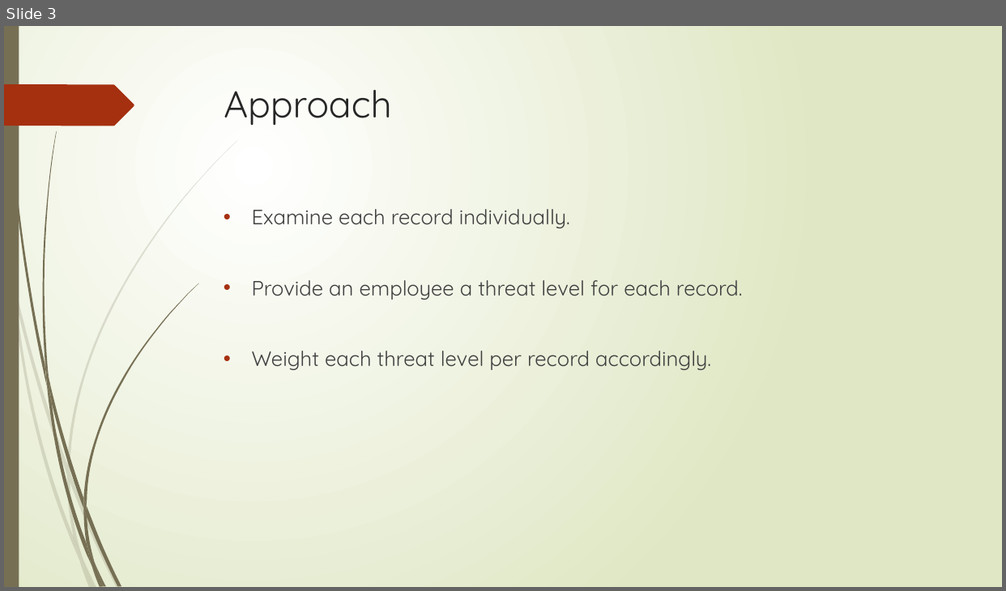
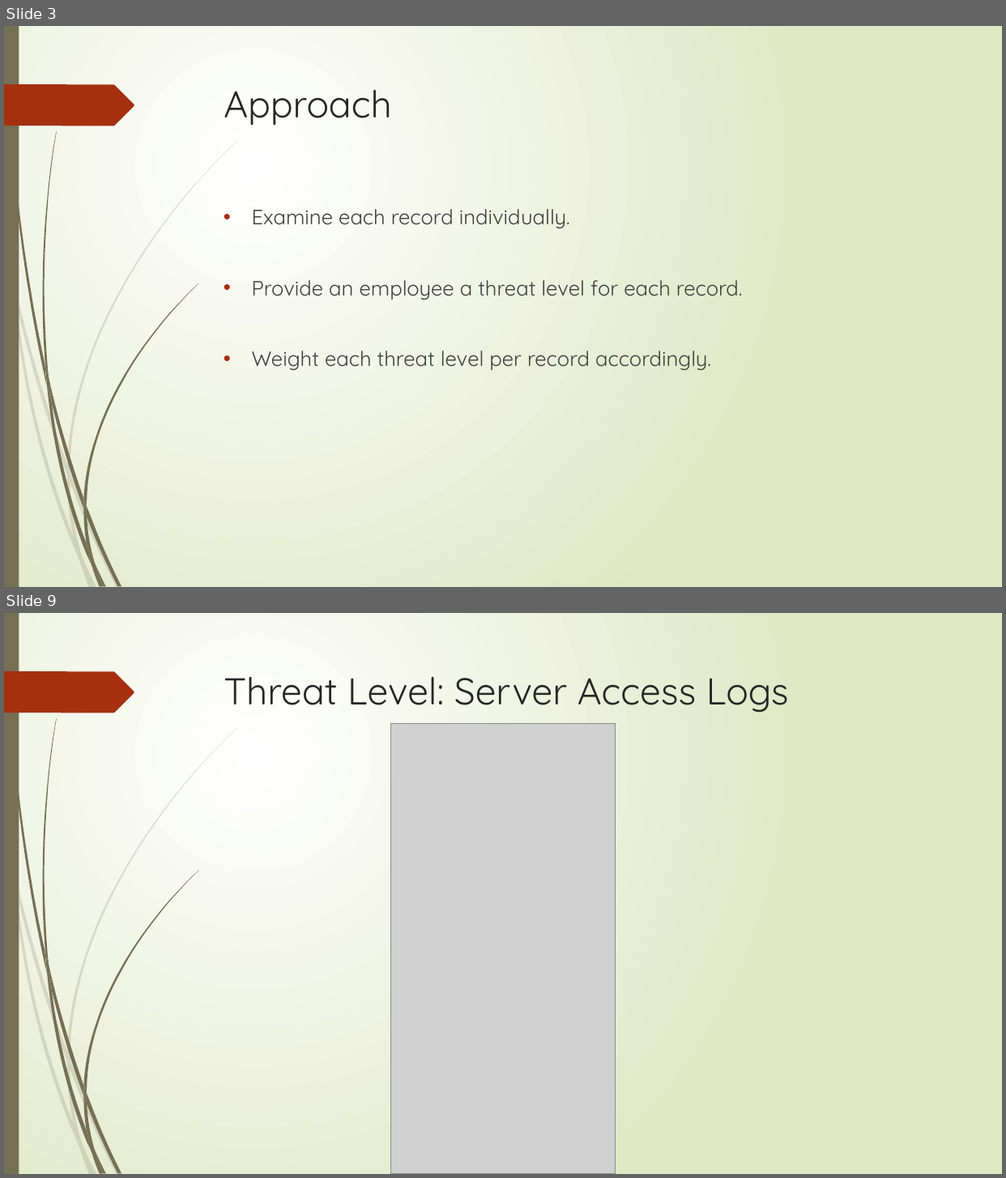
Before and after one commit to jschweizer36/Flyguys, a slide deck: Data Analytics Challenge Final PowerPoint.pptx. Shown one above the other, each under a label of ours: slide 3 before the commit, slides 3 and 9 after it; the slides between them are not shown. The pictures are 1006x591 and 1006x1178 pixels, drawn with LibreOffice and Linux fonts; fonts in the diff are those of the drawing; grey boxes stand for pictures. Boxes give left, top, right and bottom in pixels: in the first picture for what was removed or moved away, otherwise in the second. Text is boxed around its words. In the diff, an @@ line names an element or a change of style, - is before the commit and + after.

```diff
--- a/Data Analytics Challenge Final PowerPoint.pptx
+++ b/Data Analytics Challenge Final PowerPoint.pptx
@@ slide 9 added at bbox=[4, 613, 1002, 1174], background gradient #FFFFFF to #DFE8C4; not listed: 24 template elements that a slide beside it also shows @@
@@ title added at bbox=[224, 677, 789, 713], 36 pt, text #262626 @@
+Threat Level: Server Access Logs
@@ picture added at bbox=[391, 724, 616, 1174] @@
```
Also in this commit, not shown: 4 slides changed, 4 other slides added, 5 slides removed, 5 other files.
